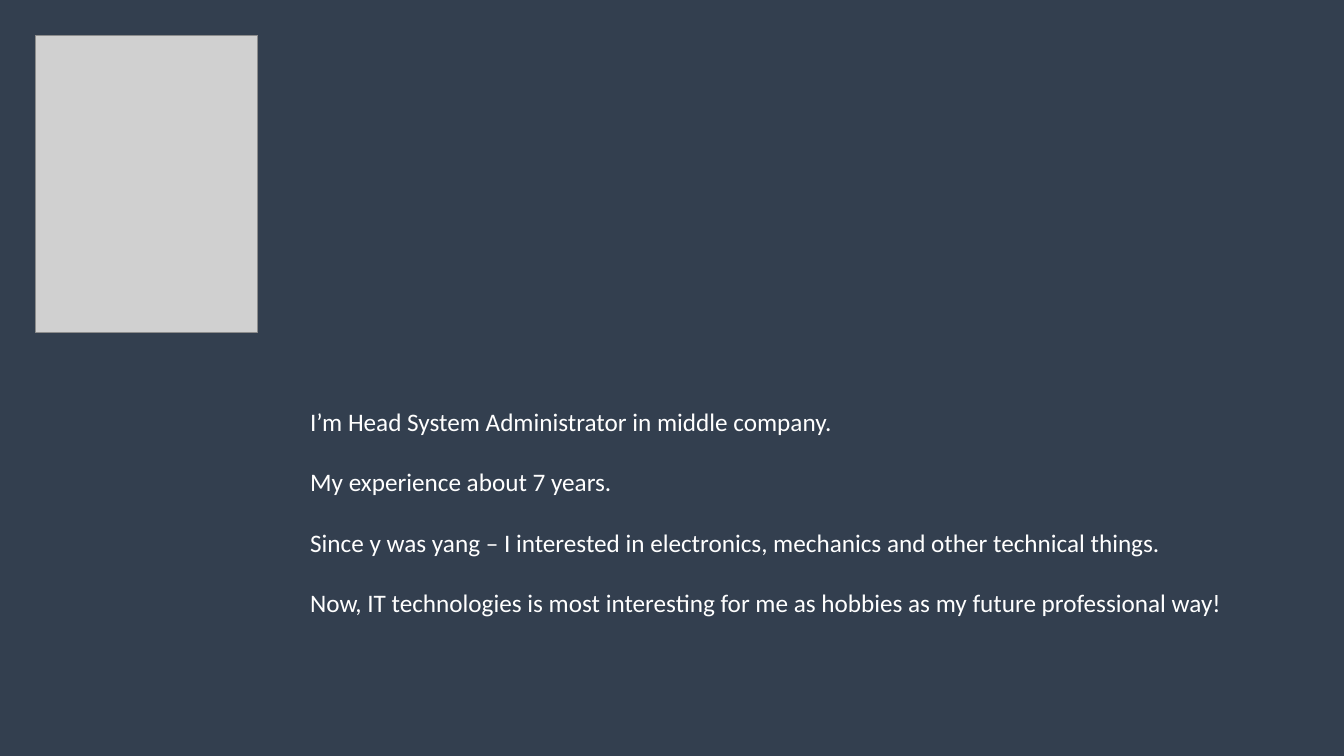
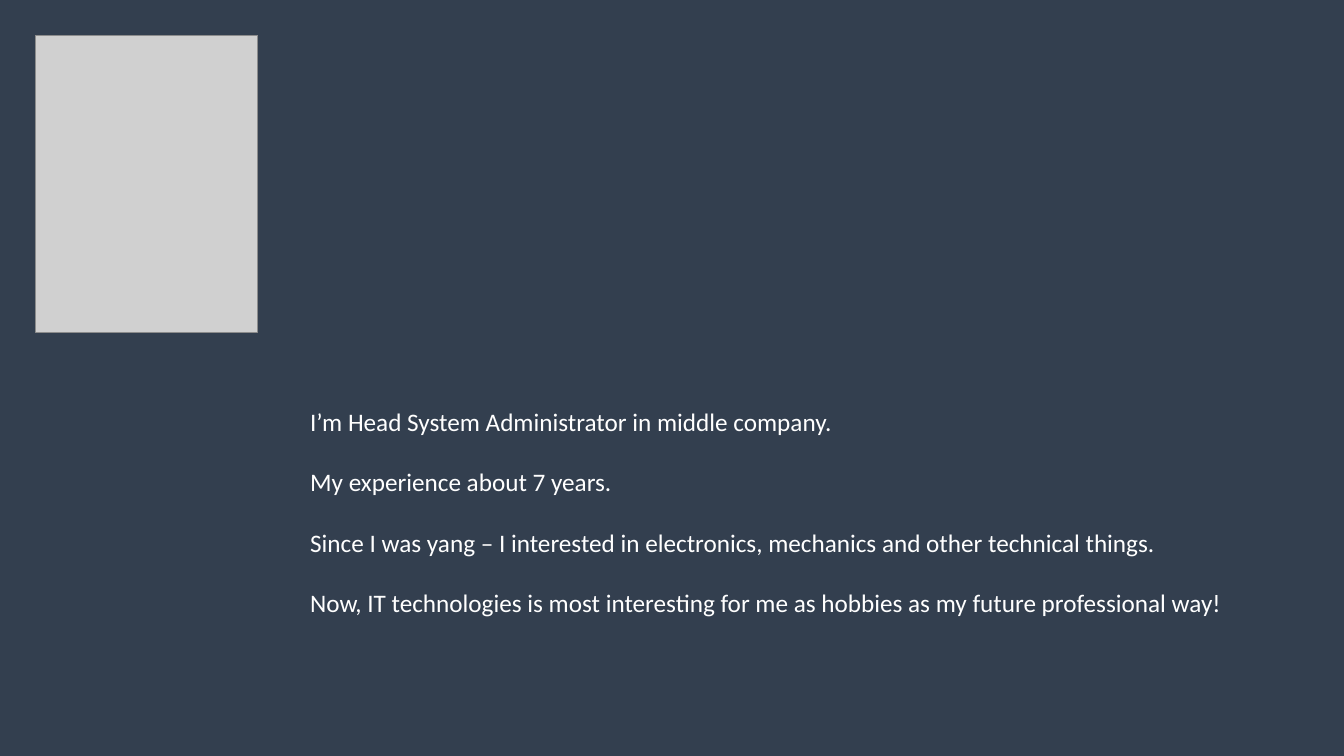
Before and after one commit to Gnoblinys/DevOps_online_Kyiv_2021Q4, a slide deck: slide 2 of m1/final_project/FinalProject.pptx. Drawn at 1344x756 pixels with LibreOffice and Linux fonts; fonts in the diff are those of the drawing; grey boxes stand for pictures. Boxes give left, top, right and bottom in pixels: in the first picture for what was removed or moved away, otherwise in the second. Text is boxed around its words. In the diff, an @@ line names an element or a change of style, - is before the commit and + after.

```diff
--- a/m1/final_project/FinalProject.pptx
+++ b/m1/final_project/FinalProject.pptx
@@ text at (310, 534, 1155, 557): text changed @@
-Since y was yang – I interested in electronics, mechanics and other technical things.
+Since I was yang – I interested in electronics, mechanics and other technical things.
```
Also in this commit, not shown: 3 other slides changed.
